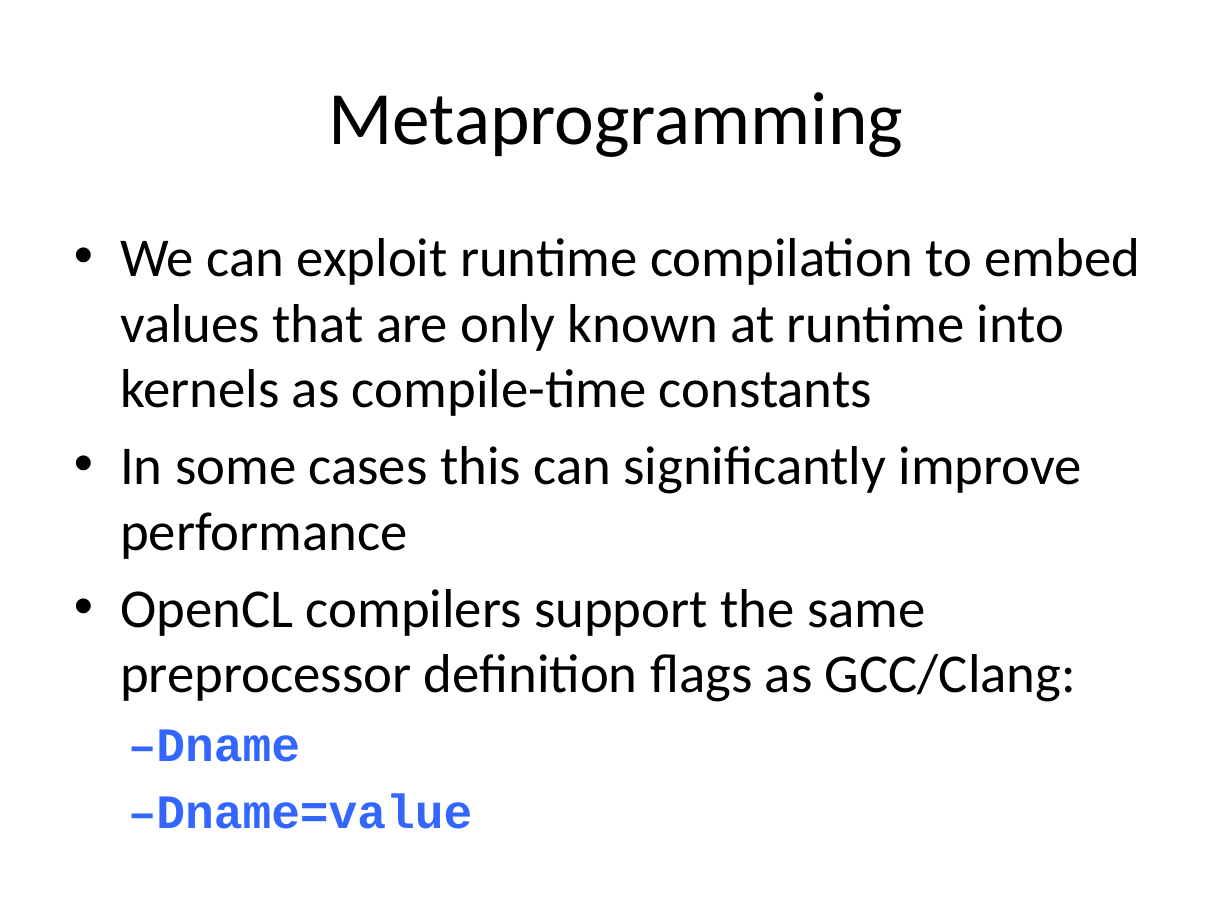
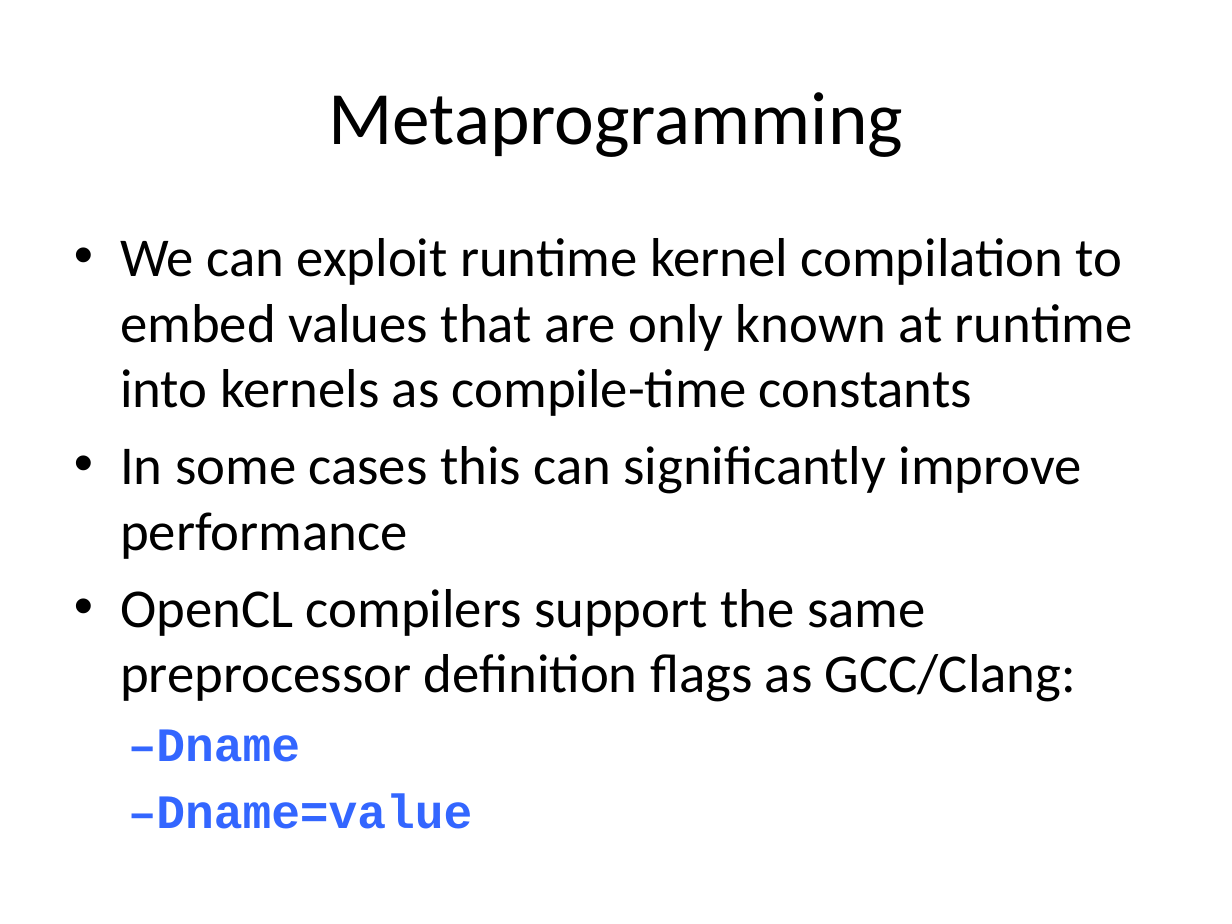
Before and after one commit to UoB-HPC/opencl-training-code, a slide deck: slide 20 of slides/advanced_part2.pptx. Drawn at 1232x924 pixels with LibreOffice and Linux fonts; fonts in the diff are those of the drawing. Boxes give left, top, right and bottom in pixels: in the first picture for what was removed or moved away, otherwise in the second. Text is boxed around its words. In the diff, an @@ line names an element or a change of style, - is before the commit and + after.

```diff
--- a/slides/advanced_part2.pptx
+++ b/slides/advanced_part2.pptx
@@ text at (120, 238, 1133, 416): text changed @@
-• We can exploit runtime compilation to embed values that are only known at runtime into kernels as compile-time constants
+• We can exploit runtime kernel compilation to embed values that are only known at runtime into kernels as compile-time constants
```
Also in this commit, not shown: 2 other slides changed.
